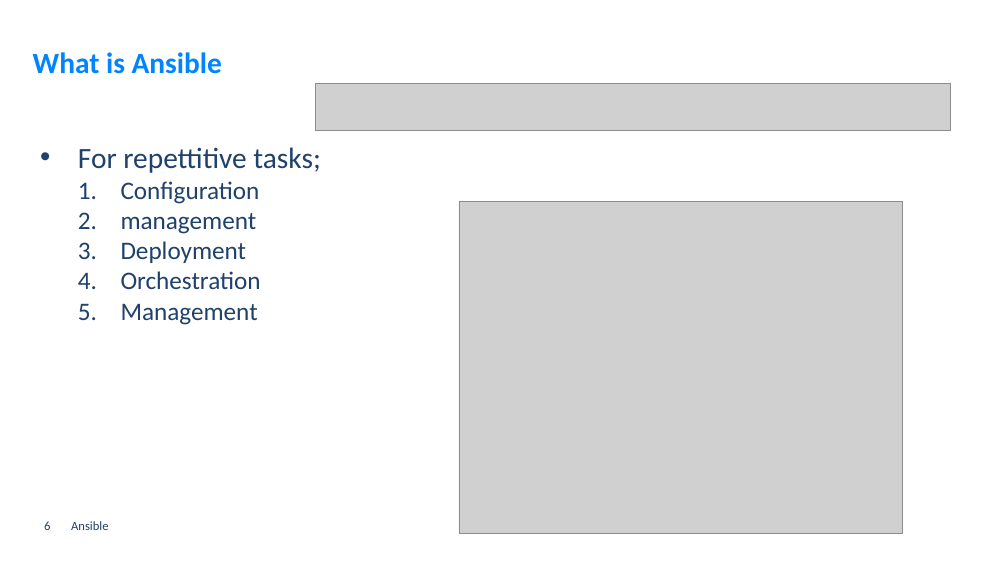
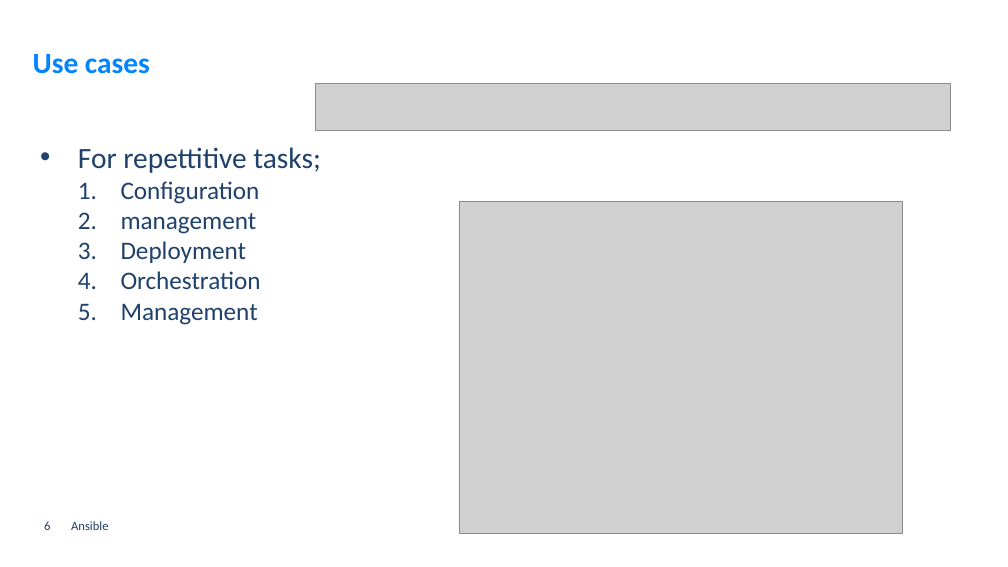
Before and after one commit to GerritVanMol/Ansible_Introduction-21_22, a slide deck: slide 6 of Documents/Ansible_BasicsAndHowToGetStarted.pptx. Drawn at 1008x567 pixels with LibreOffice and Linux fonts; fonts in the diff are those of the drawing; grey boxes stand for pictures; background and template pictures are left out. Boxes give left, top, right and bottom in pixels: in the first picture for what was removed or moved away, otherwise in the second. Text is boxed around its words. In the diff, an @@ line names an element or a change of style, - is before the commit and + after.

Commit message:
update Ansible ppt

```diff
--- a/Documents/Ansible_BasicsAndHowToGetStarted.pptx
+++ b/Documents/Ansible_BasicsAndHowToGetStarted.pptx
@@ title at [33,54,150,74]: text changed @@
-What is Ansible
+Use cases
```
Also in this commit, not shown: 1 other slide changed, 5 slides added, 1 slide removed.
